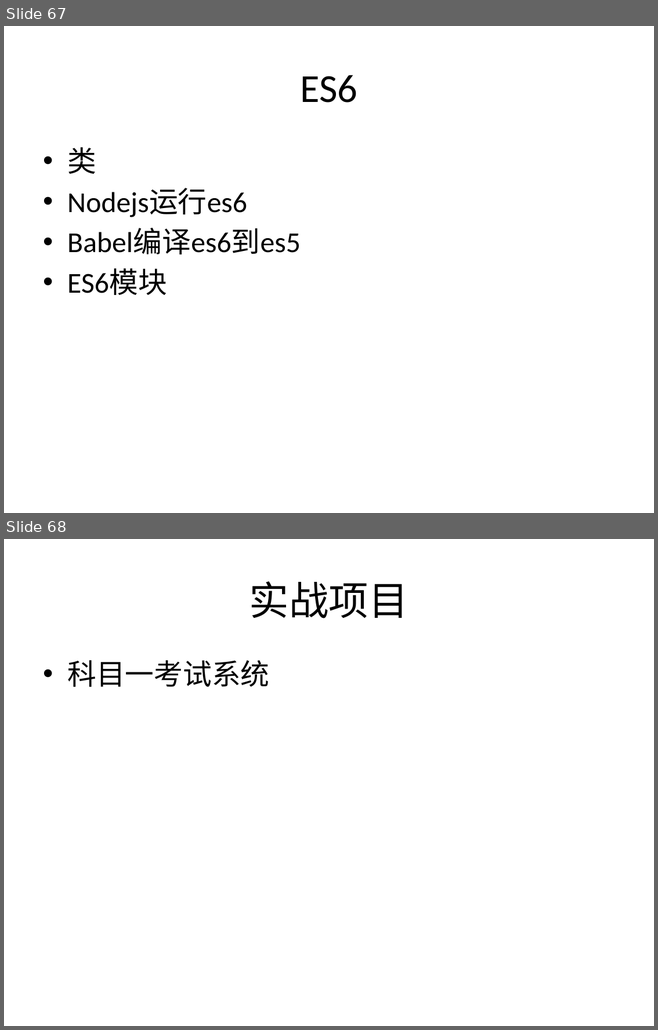
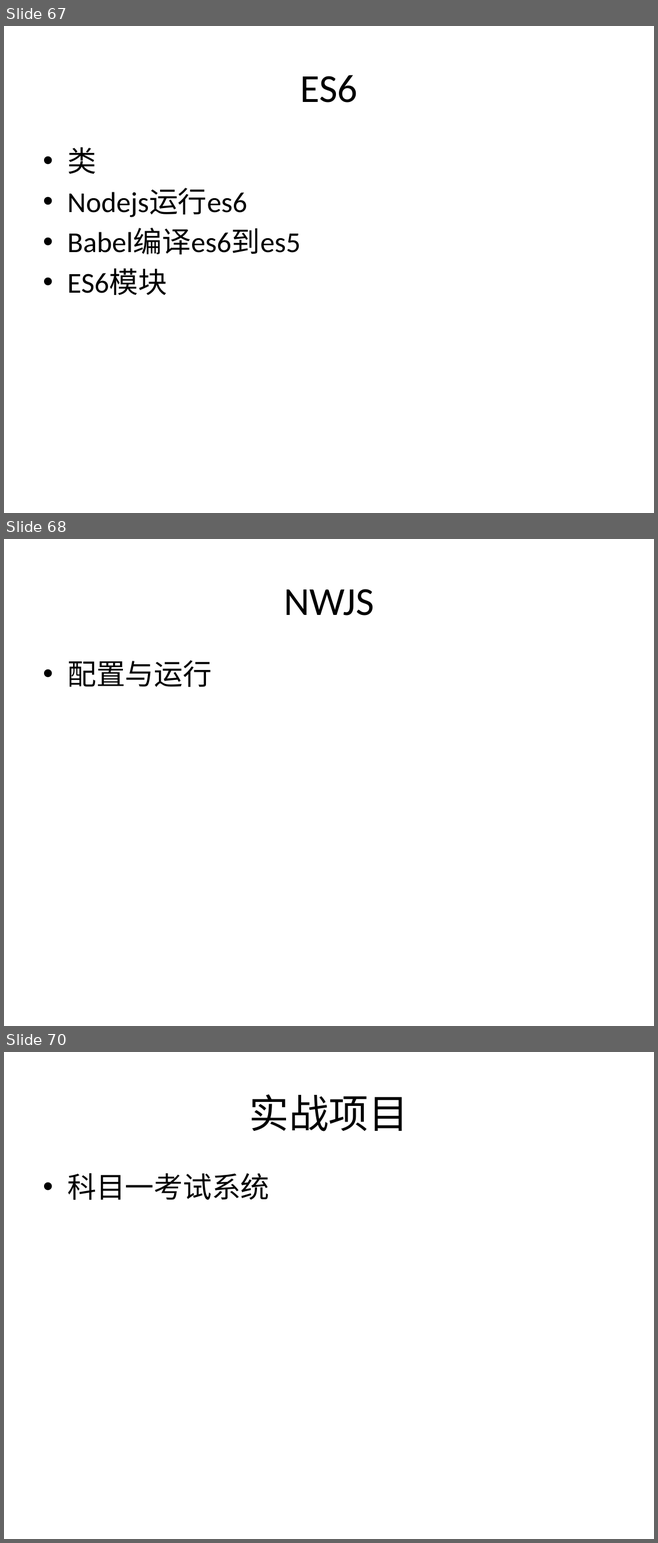
Before and after one commit to plter/HTML5Course20160612, a slide deck: Web前端教学记录.pptx. Shown one above the other, each under a label of ours: slides 67 and 68 before the commit, slides 67, 68 and 70 after it; the slides between them are not shown. The pictures are 658x1030 and 658x1543 pixels, drawn with LibreOffice and Linux fonts; fonts in the diff are those of the drawing. Boxes give left, top, right and bottom in pixels: in the first picture for what was removed or moved away, otherwise in the second. Text is boxed around its words. In the diff, an @@ line names an element or a change of style, - is before the commit and + after.

```diff
--- a/Web前端教学记录.pptx
+++ b/Web前端教学记录.pptx
@@ slide 68 added at (4, 539, 654, 1026), background #FFFFFF @@
@@ title added at (284, 589, 373, 616), 44 pt, text #000000 @@
+NWJS
@@ text added at (67, 660, 212, 687), 32 pt, text #000000 @@
+• 配置与运行
@@ what was slide 68 is now slide 70 @@
```
Also in this commit, not shown: 1 other slide added, 5 other files.
